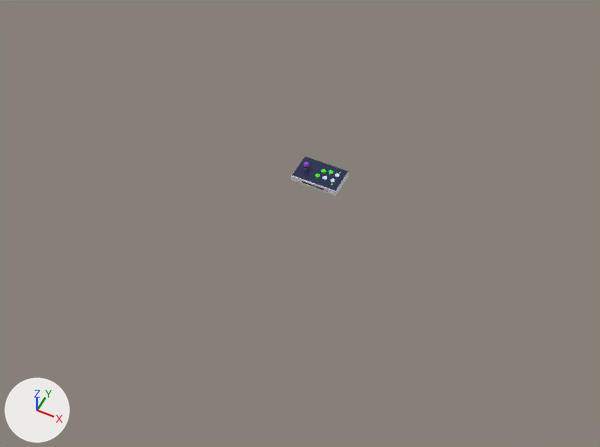
Renders of the Blender file NULL_CITY_NC03.blend from each side of a commit.
Rendered twice from a 50 mm camera at (1509.0, -3291.0, 3631.0) aimed at (-7.0, -259.0, -159.0). Every picture has the same lights, and +X, +Y and +Z are marked at lower left. The first picture is the older version.

Objects in the first picture: 'PRINT_02_upper_frame', 'PRINT_03_control_panel' and 1 more.
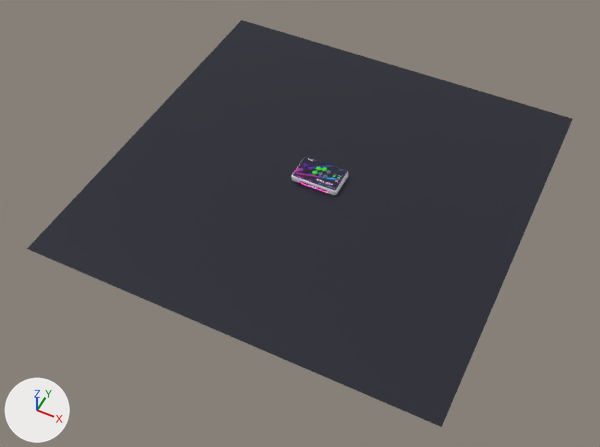
The edits, one by one:
Picture 'panel.png' (img_panel_png) is new.
Material 'Printed NC-03 graphic' (mat_printed_nc_03_graphic) is new.
Its texture is img_panel_png.
Its metallic is 0.03.
Its roughness is 0.38.
Material 'Studio graphite' (mat_studio_graphite) is new.
Its base color is (0.022, 0.023, 0.036) (dark grey #292a35).
Its metallic is 0.25.
Its roughness is 0.32.
me_cube_003 is used by ob_print_02_upper_frame; location (0.0, 0.0, 34.0).
me_cube_003 had 1681 vertices, 785 faces and spanned x -150.0..150.0, y -95.0..95.0, z -8.0..8.0.
me_cube_003 now has 1414 vertices, 499 faces and spans x -150.0..150.0, y -95.0..95.0, z 24.0..47.0.
me_cube_003 part 1: 1681 vertices removed from x -150.0..150.0, y -95.0..95.0, z -8.0..8.0; 1414 vertices added at x -150.0..150.0, y -95.0..95.0, z 24.0..47.0.
me_cube_005 is used by ob_print_03_control_panel; location (0.0, 0.0, 45.0).
me_cube_005 had 1783 vertices, 953 faces and spanned x -147.0..147.0, y -92.0..92.0, z -2.0..2.0.
me_cube_005 now has 1715 vertices, 873 faces and spans x -144.0..144.0, y -89.0..89.0, z 43.0..47.0.
me_cube_005 part 2: 1783 vertices removed from x -147.0..147.0, y -92.0..92.0, z -2.0..2.0; 1715 vertices added at x -144.0..144.0, y -89.0..89.0, z 43.0..47.0.
me_cube_005 gains material mat_printed_nc_03_graphic (picture img_panel_png).
Mesh me_cube_003_1 is new.
It is a box spanning x -1250.0..1250.0, y -1250.0..1250.0, z -2.0..2.0.
It uses material mat_studio_graphite (dark grey #292a35).
Object 'PRINT_03_control_panel' (ob_print_03_control_panel) moves from (0.0, 0.0, 45.0) to (0.0, 2.0, 0.0).
Object 'PRINT_03_control_panel' (ob_print_03_control_panel) turns from (0, 0, 0) to (2.5, 0, 0) degrees about x, y and z.
Object 'STUDIO_floor' (ob_studio_floor) is new; it shows me_cube_003_1.
Its location is (0.0, 0.0, -6.0).

What differs and where, as boxes [x1, y1, x2, y2] in the pictures (600 x 447 px):
'STUDIO_floor', added: after [27, 20, 573, 427]
'PRINT_03_control_panel', reshaped, moved, turned: before [292, 156, 348, 191]; after [293, 157, 347, 191]
'PRINT_02_upper_frame', reshaped: before [291, 158, 349, 193]; after [292, 158, 348, 193]
